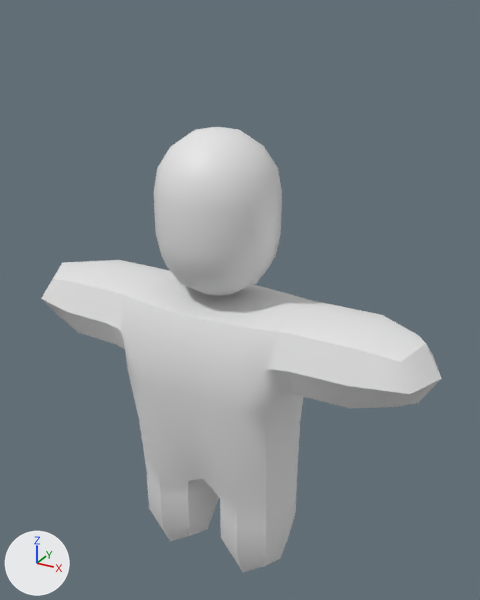
The FBX model BannerMan/Assets/Imports/Models/Warrior.fbx: old version first, new version second.
Camera for both pictures: a 50 mm camera at (1.82, -3.05, 3.41) aimed at (0.09, 0.1, 1.83). Arrows for +X, +Y and +Z are at lower left; the lights stay in place. Where no turn or scale is listed for an object, it has been applied to the vertices.

In view in the first picture: 'Warrior'.
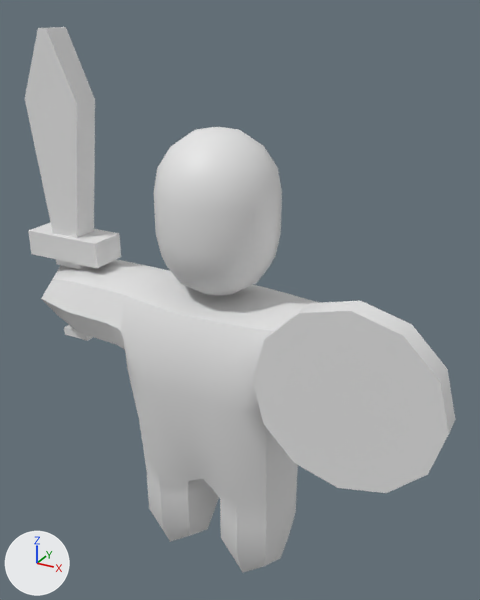
Where the change shows, as pixel boxes (x1, y1, x2, y2) in the pictures (480 x 600 px):
'Warrior', reshaped (7% wider, 22% taller)
    before: (41, 127, 442, 572)
    after: (25, 27, 456, 572)
part 1 of me_mesh, added
    after: (252, 301, 456, 493)
part 2 of me_mesh, added
    after: (25, 27, 121, 341)

The change, as a diff of the scene's bpy script:
```diff
--- a/BannerMan/Assets/Imports/Models/Warrior.fbx.py
+++ b/BannerMan/Assets/Imports/Models/Warrior.fbx.py
@@ me_mesh @@
 # used by ob_warrior; location = (0.0, 0.0, 0.0)
-me_mesh.from_pydata(...)  # 316 vertices, 324 faces; spans x -1.3..1.3, y -0.37..0.37, z 0.0..2.84
+me_mesh.from_pydata(...)  # 386 vertices, 402 faces; spans x -1.34..1.44, y -0.4..0.37, z 0.0..3.31
+# me_mesh part 1: a new loose piece, a 12-sided cylinder along y spanning x 0.44..1.44, y -0.4..-0.27, z 1.15..2.15
+# me_mesh part 2: a new loose piece of 44 vertices spanning x -1.34..-0.79, y -0.12..0.12, z 1.38..3.31
```
